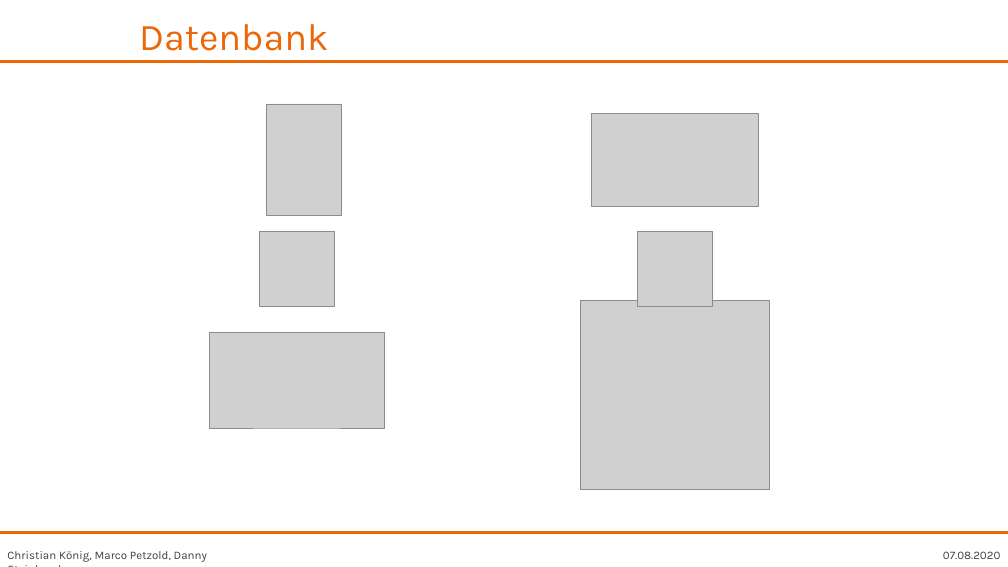
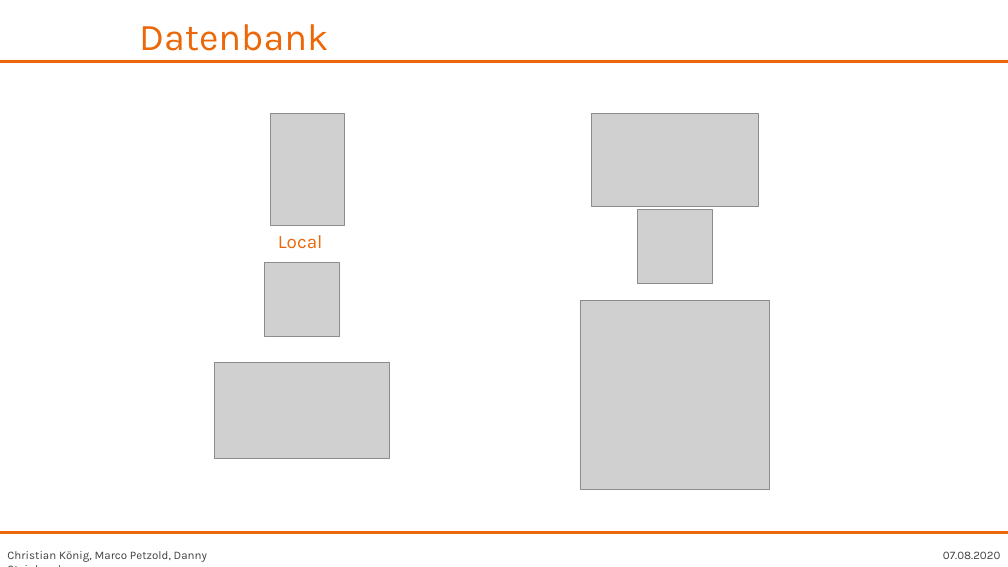
Before and after one commit to fh-erfurt/RentATool, a slide deck: slide 2 of share/presentations/Java 2/RentATool_17.07.2020_Danny.pptx. Drawn at 1008x567 pixels with LibreOffice and Linux fonts; fonts in the diff are those of the drawing; grey boxes stand for pictures; background and template pictures are left out. Boxes give left, top, right and bottom in pixels: in the first picture for what was removed or moved away, otherwise in the second. Text is boxed around its words. In the diff, an @@ line names an element or a change of style, - is before the commit and + after.

Commit message:
updated Presentation

```diff
--- a/share/presentations/Java 2/RentATool_17.07.2020_Danny.pptx
+++ b/share/presentations/Java 2/RentATool_17.07.2020_Danny.pptx
@@ picture: place and size @@
-picture at [267, 104, 342, 216]
+picture at [271, 113, 346, 225]
@@ picture: place and size @@
-picture at [637, 231, 712, 306]
+picture at [637, 209, 712, 284]
@@ text added at [278, 235, 323, 249], 18 pt, text #EC6708 @@
+Local
@@ picture: place and size @@
-picture at [259, 231, 334, 306]
+picture at [265, 262, 340, 337]
@@ picture: place and size @@
-picture at [209, 332, 385, 428]
+picture at [214, 363, 389, 459]
```
Also in this commit, not shown: 1 other slide changed.
